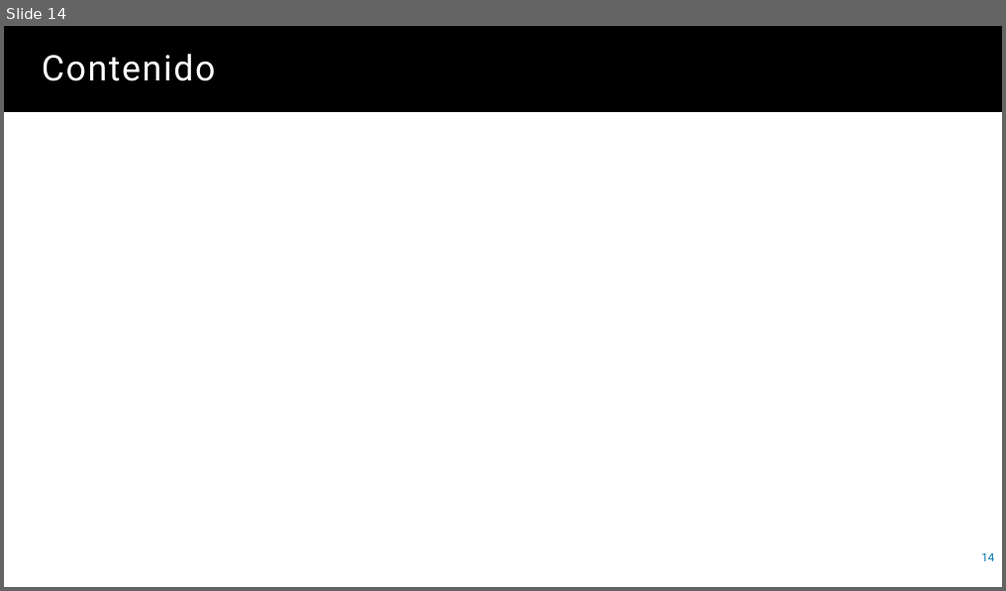
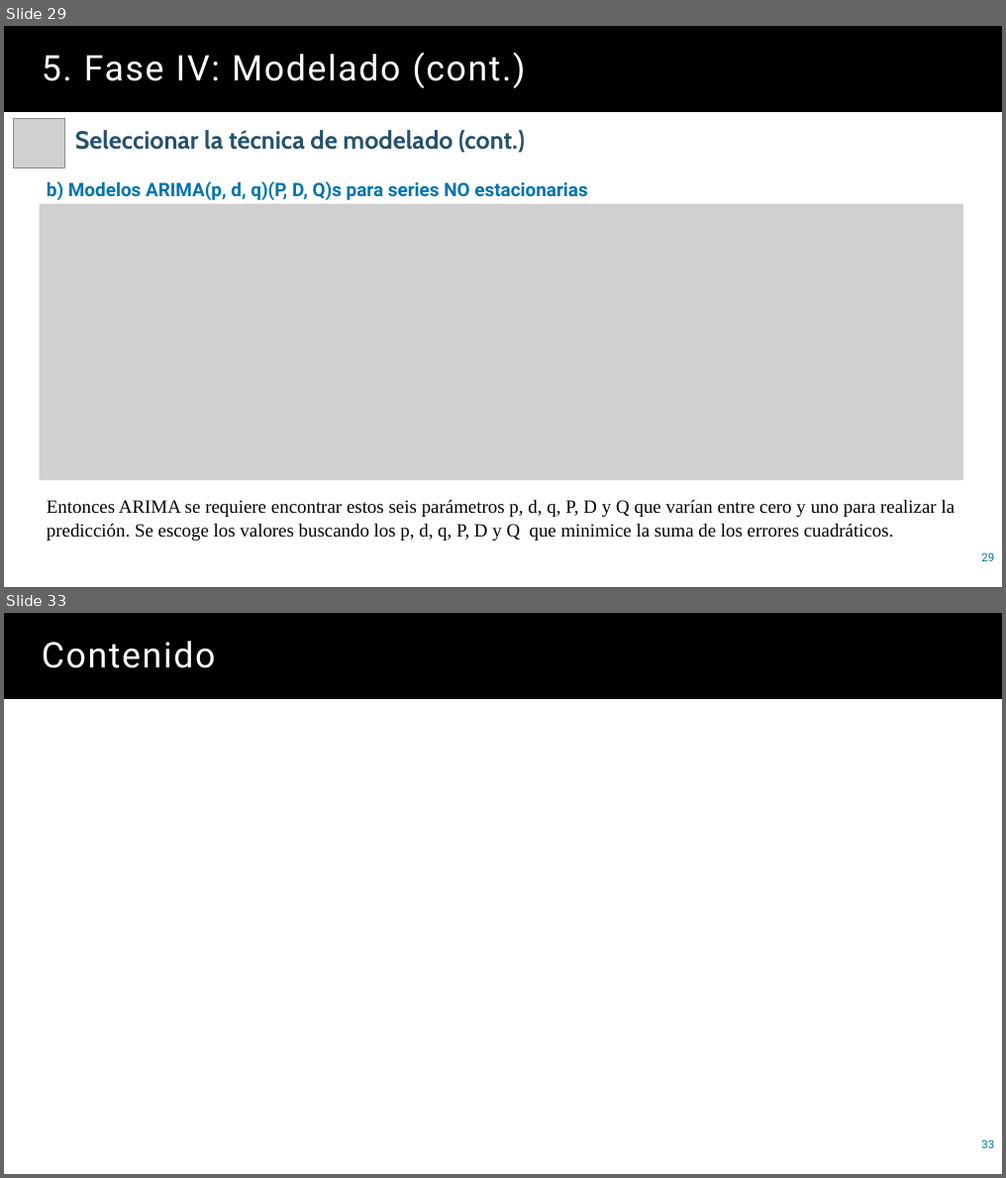
Before and after one commit to juanbo-prueba/leergit, a slide deck: Presentacion.pptx. Shown one above the other, each under a label of ours: slide 14 before the commit, slides 29 and 33 after it; the slides between them are not shown. The pictures are 1006x591 and 1006x1178 pixels, drawn with LibreOffice and Linux fonts; fonts in the diff are those of the drawing; grey boxes stand for pictures. Boxes give left, top, right and bottom in pixels: in the first picture for what was removed or moved away, otherwise in the second. Text is boxed around its words. In the diff, an @@ line names an element or a change of style, - is before the commit and + after.

```diff
--- a/Presentacion.pptx
+++ b/Presentacion.pptx
@@ slide 29 added at [4,26,1002,587], background #FFFFFF @@
@@ title added at [4,26,1002,112], fill #000000, 34 pt, text #FFFFFF @@
+5. Fase IV: Modelado (cont.)
@@ picture added at [13,118,64,169] @@
@@ text added at [75,130,525,153], 24 pt, text #25516C, bold @@
+Seleccionar la técnica de modelado (cont.)
@@ text added at [47,181,587,200], 18 pt, text #0074AF, bold @@
+b) Modelos ARIMA(p, d, q)(P, D, Q)s para series NO estacionarias
@@ picture added at [40,204,963,481] @@
@@ text added at [47,500,955,541], 18 pt, text #000000 @@
+Entonces ARIMA se requiere encontrar estos seis parámetros p, d, q, P, D y Q que varían entre cero y uno para realizar la predicción. Se escoge los valores buscando los p, d, q, P, D y Q que minimice la suma de los errores cuadráticos.
@@ page number added at [981,553,994,562], 11 pt, text #0074AF @@
+29
@@ what was slide 14 is now slide 33 @@
@@ page number at [981,1140,994,1149]: text changed @@
-14
+33
```
Also in this commit, not shown: 18 other slides added.
